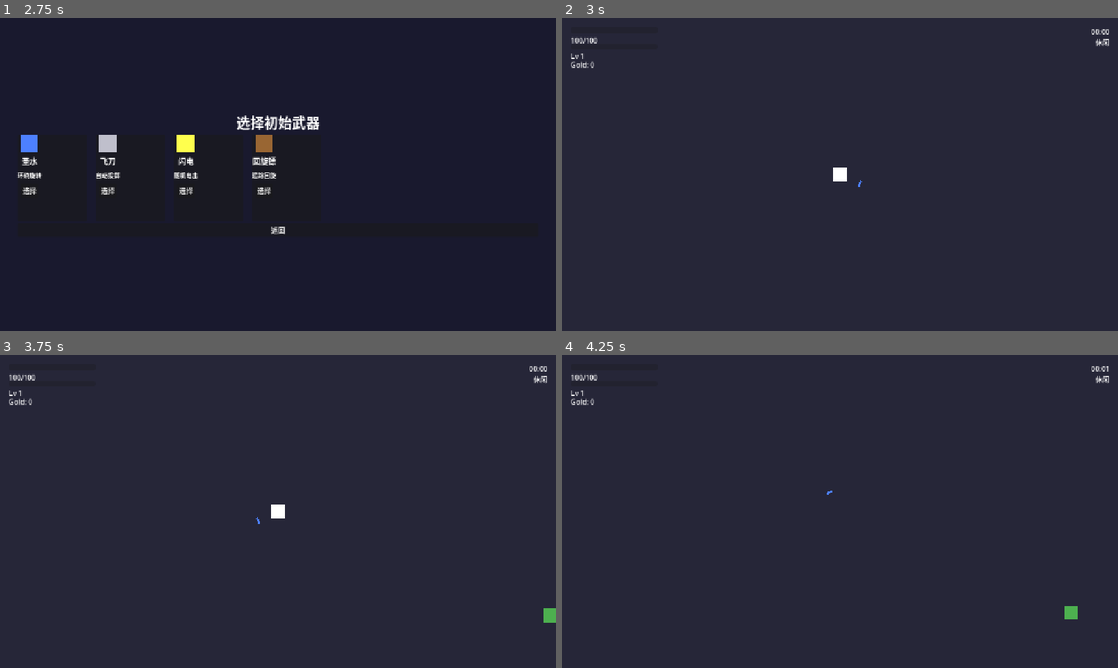
Above: before the commit, frames 1-4 (two rows, left to right).
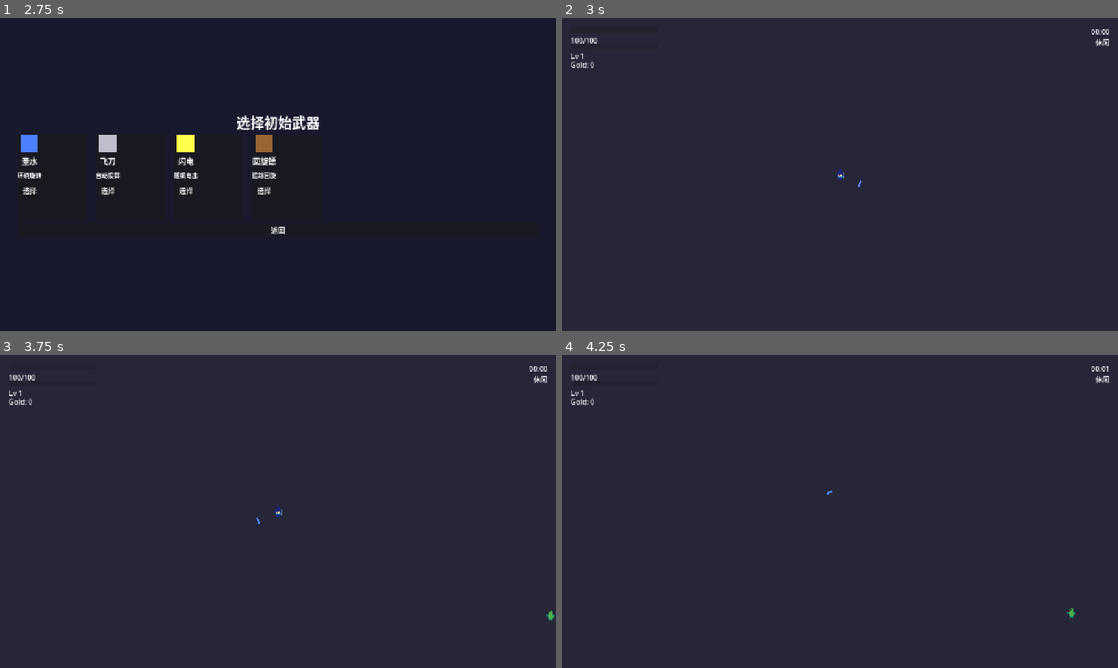
Above: after the commit, the same moments.

Repository: kongshan001/roguelike-survivor-godot
Game: Godot game, scene res://scenes/main.tscn
Same seed, same stepped clock (60 frames per second), same inputs: the game is played once before the commit and once after it.
Inputs (mouse positions are in pixels of both pictures, inside the frame that each line leads up to):
- Up to frame 1 (2.75 s): click "Start Game" at 0.5 s; click "选择" at 1.25 s; click "选择" at 2 s
- Up to frame 2 (3 s): click "选择" at 2.75 s
- Up to frame 3 (3.75 s): tap Enter at 3.5 s; move the mouse to (400, 495) at 3.52 s; hold D (move_right) from 3.53 s (still down); tap Space (dash) at 3.6 s; click (400, 495) at 3.67 s
- Up to frame 4 (4.25 s): keep holding D (move_right)

Frame 1 is identical in both runs. In frame 2, 0.1% of the frame differs, in the area x 48-52%, y 47-53%; in frame 3, 0.2%, in the area x 48-100%, y 47-86%; in frame 4, less than 0.1%.

Commit message:
111

Diff:
--- a/scenes/enemy.tscn
+++ b/scenes/enemy.tscn
@@ -16,12 +16,8 @@
 [node name="CollisionShape2D" type="CollisionShape2D" parent="."]
 shape = SubResource("EnemyShape")
 
-[node name="Sprite" type="ColorRect" parent="."]
-offset_left = -16.0
-offset_top = -16.0
-offset_right = 16.0
-offset_bottom = 16.0
-color = Color(0, 1, 0, 1)
+[node name="Sprite" type="Sprite2D" parent="."]
+centered = true
 
 [node name="Hitbox" type="Area2D" parent="."]
 collision_layer = 2
--- a/scenes/enemy_bullet.tscn
+++ b/scenes/enemy_bullet.tscn
@@ -13,11 +13,7 @@
 [node name="CollisionShape2D" type="CollisionShape2D" parent="."]
 shape = SubResource("CircleShape2D")
 
-[node name="Sprite" type="ColorRect" parent="."]
-offset_left = -4.0
-offset_top = -4.0
-offset_right = 4.0
-offset_bottom = 4.0
-color = Color(1, 1, 1, 1)
+[node name="Sprite" type="Sprite2D" parent="."]
+centered = true
 
 [connection signal="body_entered" from="." to="." method="_on_body_entered"]
--- a/scenes/item_crate.tscn
+++ b/scenes/item_crate.tscn
@@ -12,9 +12,5 @@
 [node name="CollisionShape2D" type="CollisionShape2D" parent="."]
 shape = SubResource("CrateShape")
 
-[node name="Sprite" type="ColorRect" parent="."]
-offset_left = -8.0
-offset_top = -8.0
-offset_right = 8.0
-offset_bottom = 8.0
-color = Color(0, 1, 0, 1)
+[node name="Sprite" type="Sprite2D" parent="."]
+centered = true
--- a/scenes/player.tscn
+++ b/scenes/player.tscn
@@ -17,12 +17,8 @@
 [node name="CollisionShape2D" type="CollisionShape2D" parent="."]
 shape = SubResource("CircleShape2D")
 
-[node name="Sprite" type="ColorRect" parent="."]
-offset_left = -16.0
-offset_top = -16.0
-offset_right = 16.0
-offset_bottom = 16.0
-color = Color(1, 1, 1, 1)
+[node name="Sprite" type="Sprite2D" parent="."]
+centered = true
 
 [node name="Hurtbox" type="Area2D" parent="."]
 monitorable = false
--- a/scenes/projectile.tscn
+++ b/scenes/projectile.tscn
@@ -13,11 +13,7 @@
 [node name="CollisionShape2D" type="CollisionShape2D" parent="."]
 shape = SubResource("CircleShape2D")
 
-[node name="Sprite" type="ColorRect" parent="."]
-offset_left = -8.0
-offset_top = -8.0
-offset_right = 8.0
-offset_bottom = 8.0
-color = Color(1, 1, 1, 1)
+[node name="Sprite" type="Sprite2D" parent="."]
+centered = true
 
 [connection signal="body_entered" from="." to="." method="_on_body_entered"]
--- a/scenes/xp_gem.tscn
+++ b/scenes/xp_gem.tscn
@@ -12,9 +12,5 @@
 [node name="CollisionShape2D" type="CollisionShape2D" parent="."]
 shape = SubResource("GemShape")
 
-[node name="Sprite" type="ColorRect" parent="."]
-offset_left = -4.0
-offset_top = -4.0
-offset_right = 4.0
-offset_bottom = 4.0
-color = Color(1, 1, 0, 1)
+[node name="Sprite" type="Sprite2D" parent="."]
+centered = true
--- a/scripts/enemy.gd
+++ b/scripts/enemy.gd
@@ -53,11 +53,14 @@
 
 
 func _setup_visual() -> void:
-	var sprite: ColorRect = $Sprite as ColorRect
+	var sprite: Sprite2D = $Sprite as Sprite2D
 	if sprite:
-		sprite.color = enemy_data.color
-		sprite.size = Vector2(enemy_data.size * 2, enemy_data.size * 2)
-		sprite.position = -sprite.size / 2.0
+		var tex_path := "res://assets/sprites/enemies/%s.png" % enemy_data.enemy_id
+		if ResourceLoader.exists(tex_path):
+			sprite.texture = load(tex_path)
+		var base_size: float = 32.0
+		var scale_factor: float = (enemy_data.size * 2.0) / base_size
+		sprite.scale = Vector2(scale_factor, scale_factor)
 
 
 func _setup_collision() -> void:
@@ -123,9 +126,9 @@
 	# Flash effect
 	if _flash_timer > 0:
 		_flash_timer -= delta
-		var sprite: ColorRect = $Sprite as ColorRect
+		var sprite: Sprite2D = $Sprite as Sprite2D
 		if sprite:
-			sprite.color = Color.WHITE if fmod(_flash_timer, 0.1) > 0.05 else enemy_data.color
+			sprite.modulate = Color(8, 8, 8) if fmod(_flash_timer, 0.1) > 0.05 else Color.WHITE
 
 
 # --- Ghost behavior ---
--- a/scripts/enemy_bullet.gd
+++ b/scripts/enemy_bullet.gd
@@ -10,11 +10,14 @@
 
 func _ready():
 	# Set visual
-	var sprite: ColorRect = $Sprite
+	var sprite: Sprite2D = $Sprite
 	if sprite:
-		sprite.color = color
-		sprite.size = Vector2(size * 2, size * 2)
-		sprite.position = -sprite.size / 2.0
+		sprite.modulate = color
+		if ResourceLoader.exists("res://assets/sprites/weapons/enemy_bullet.png"):
+			sprite.texture = load("res://assets/sprites/weapons/enemy_bullet.png")
+		var base_size: float = 16.0
+		var scale_factor: float = (size * 2.0) / base_size
+		sprite.scale = Vector2(scale_factor, scale_factor)
 	# Set collision shape
 	var shape: CircleShape2D = $CollisionShape2D.shape
 	if shape:
--- a/scripts/item_crate.gd
+++ b/scripts/item_crate.gd
@@ -8,13 +8,13 @@
 	var roll = randf()
 	if roll < 0.5:
 		crate_type = "heal"
-		$Sprite.color = Color.GREEN
+		$Sprite.texture = preload("res://assets/sprites/pickups/crate_heal.png")
 	elif roll < 0.8:
 		crate_type = "xp_bonus"
-		$Sprite.color = Color.CYAN
+		$Sprite.texture = preload("res://assets/sprites/pickups/crate_xp.png")
 	else:
 		crate_type = "speed_boost"
-		$Sprite.color = Color(1, 0.5, 0)
+		$Sprite.texture = preload("res://assets/sprites/pickups/crate_speed.png")
 
 
 func _physics_process(_delta):
--- a/scripts/player.gd
+++ b/scripts/player.gd
@@ -63,7 +63,8 @@
 
 @onready var hurtbox: Area2D = $Hurtbox
 @onready var collision_shape: CollisionShape2D = $CollisionShape2D
-@onready var sprite: ColorRect = $Sprite
+@onready var sprite: Sprite2D = $Sprite
+var _char_color: Color = Color.WHITE
 
 
 func _ready():
@@ -81,10 +82,16 @@
 	match GameManager.selected_character:
 		"warrior":
 			armor += 1
+			sprite.texture = preload("res://assets/sprites/characters/warrior.png")
+			_char_color = Color(0.83, 0.18, 0.18)
 		"ranger":
 			crit_chance += 0.1
+			sprite.texture = preload("res://assets/sprites/characters/ranger.png")
+			_char_color = Color(0.18, 0.45, 0.2)
 		"mage":
 			damage_bonus += 0.2
+			sprite.texture = preload("res://assets/sprites/characters/mage.png")
+			_char_color = Color(0.08, 0.4, 0.75)
 
 
 func _physics_process(delta):
@@ -233,9 +240,9 @@
 func _spawn_afterimages() -> void:
 	for i in range(dash_afterimage_count):
 		var afterimage: ColorRect = ColorRect.new()
-		afterimage.size = sprite.size
-		afterimage.position = sprite.position
-		afterimage.color = Color(sprite.color.r, sprite.color.g, sprite.color.b, AFTERIMAGE_ALPHA)
+		afterimage.size = Vector2(32, 32)
+		afterimage.position = Vector2(-16, -16)
+		afterimage.color = Color(_char_color.r, _char_color.g, _char_color.b, AFTERIMAGE_ALPHA)
 		afterimage.z_index = -1
 		get_parent().call_deferred("add_child", afterimage)
 		var tween: Tween = afterimage.create_tween()
--- a/scripts/projectile.gd
+++ b/scripts/projectile.gd
@@ -29,11 +29,14 @@
 	pierce = prc
 	color = col
 	size = sz
-	var sprite = $Sprite as ColorRect
+	var sprite = $Sprite as Sprite2D
 	if sprite:
-		sprite.color = color
-		sprite.size = Vector2(size * 2, size * 2)
-		sprite.position = -sprite.size / 2.0
+		sprite.modulate = color
+		if weapon_id != "" and ResourceLoader.exists("res://assets/sprites/weapons/%s.png" % weapon_id):
+			sprite.texture = load("res://assets/sprites/weapons/%s.png" % weapon_id)
+		var base_size: float = 16.0
+		var scale_factor: float = (size * 2.0) / base_size
+		sprite.scale = Vector2(scale_factor, scale_factor)
 	var shape = $CollisionShape2D.shape as CircleShape2D
 	if shape:
 		shape.radius = size
--- a/scripts/weapons/boomerang.gd
+++ b/scripts/weapons/boomerang.gd
@@ -26,11 +26,14 @@
 	direction = dir
 	_dist_traveled = 0.0
 	_returning = false
-	var sprite = $Sprite as ColorRect
+	var sprite = $Sprite as Sprite2D
 	if sprite:
-		sprite.color = color
-		sprite.size = Vector2(size * 2, size * 2)
-		sprite.position = -sprite.size / 2.0
+		sprite.modulate = color
+		if ResourceLoader.exists("res://assets/sprites/weapons/boomerang.png"):
+			sprite.texture = load("res://assets/sprites/weapons/boomerang.png")
+		var base_size: float = 16.0
+		var scale_factor: float = (size * 2.0) / base_size
+		sprite.scale = Vector2(scale_factor, scale_factor)
 	var shape = $CollisionShape2D.shape as CircleShape2D
 	if shape:
 		shape.radius = size
--- a/scripts/xp_gem.gd
+++ b/scripts/xp_gem.gd
@@ -7,18 +7,14 @@
 
 
 func _ready():
-	var sprite = $Sprite as ColorRect
+	var sprite = $Sprite as Sprite2D
 	if sprite:
 		if xp_value >= 15:
-			sprite.color = Color(0.2, 0.4, 1.0)
-			sprite.size = Vector2(12, 12)
+			sprite.texture = preload("res://assets/sprites/pickups/xp_gem_large.png")
 		elif xp_value >= 10:
-			sprite.color = Color.GREEN
-			sprite.size = Vector2(10, 10)
+			sprite.texture = preload("res://assets/sprites/pickups/xp_gem_medium.png")
 		else:
-			sprite.color = Color.YELLOW
-			sprite.size = Vector2(8, 8)
-		sprite.position = -sprite.size / 2.0
+			sprite.texture = preload("res://assets/sprites/pickups/xp_gem_small.png")
 
 
 func _physics_process(delta):
--- a/test/unit/test_xp_gem.gd
+++ b/test/unit/test_xp_gem.gd
@@ -95,24 +95,24 @@
 # --- Gem visual by value (tests _ready sprite logic) ---
 
 func test_gem_small_value():
-	# xp < 10: yellow, size 8x8
+	# xp < 10: small gem texture
 	var gem: Area2D = _create_gem(3)
-	var sprite: ColorRect = gem.get_node("Sprite") as ColorRect
-	if sprite:
-		assert_eq(sprite.color, Color.YELLOW, "Small gem is yellow")
+	var sprite: Sprite2D = gem.get_node("Sprite") as Sprite2D
+	if sprite and sprite.texture:
+		assert_eq(sprite.texture.resource_path, "res://assets/sprites/pickups/xp_gem_small.png", "Small gem texture")
 
 
 func test_gem_medium_value():
-	# 10 <= xp < 15: green, size 10x10
+	# 10 <= xp < 15: medium gem texture
 	var gem: Area2D = _create_gem(10)
-	var sprite: ColorRect = gem.get_node("Sprite") as ColorRect
-	if sprite:
-		assert_eq(sprite.color, Color.GREEN, "Medium gem is green")
+	var sprite: Sprite2D = gem.get_node("Sprite") as Sprite2D
+	if sprite and sprite.texture:
+		assert_eq(sprite.texture.resource_path, "res://assets/sprites/pickups/xp_gem_medium.png", "Medium gem texture")
 
 
 func test_gem_large_value():
-	# xp >= 15: blue, size 12x12
+	# xp >= 15: large gem texture
 	var gem: Area2D = _create_gem(20)
-	var sprite: ColorRect = gem.get_node("Sprite") as ColorRect
-	if sprite:
-		assert_eq(sprite.color, Color(0.2, 0.4, 1.0), "Large gem is blue")
+	var sprite: Sprite2D = gem.get_node("Sprite") as Sprite2D
+	if sprite and sprite.texture:
+		assert_eq(sprite.texture.resource_path, "res://assets/sprites/pickups/xp_gem_large.png", "Large gem texture")
Binary file added: assets/sprites/characters/mage.png
Binary file added: assets/sprites/characters/ranger.png
Binary file added: assets/sprites/characters/warrior.png
Binary file added: assets/sprites/enemies/bat.png
Binary file added: assets/sprites/enemies/boss.png
Binary file added: assets/sprites/enemies/elite_skeleton.png
Binary file added: assets/sprites/enemies/ghost.png
Binary file added: assets/sprites/enemies/skeleton.png
Binary file added: assets/sprites/enemies/splitter.png
Binary file added: assets/sprites/enemies/splitter_small.png
Binary file added: assets/sprites/enemies/zombie.png
Binary file added: assets/sprites/pickups/crate_heal.png
(and 26 more such lines)
